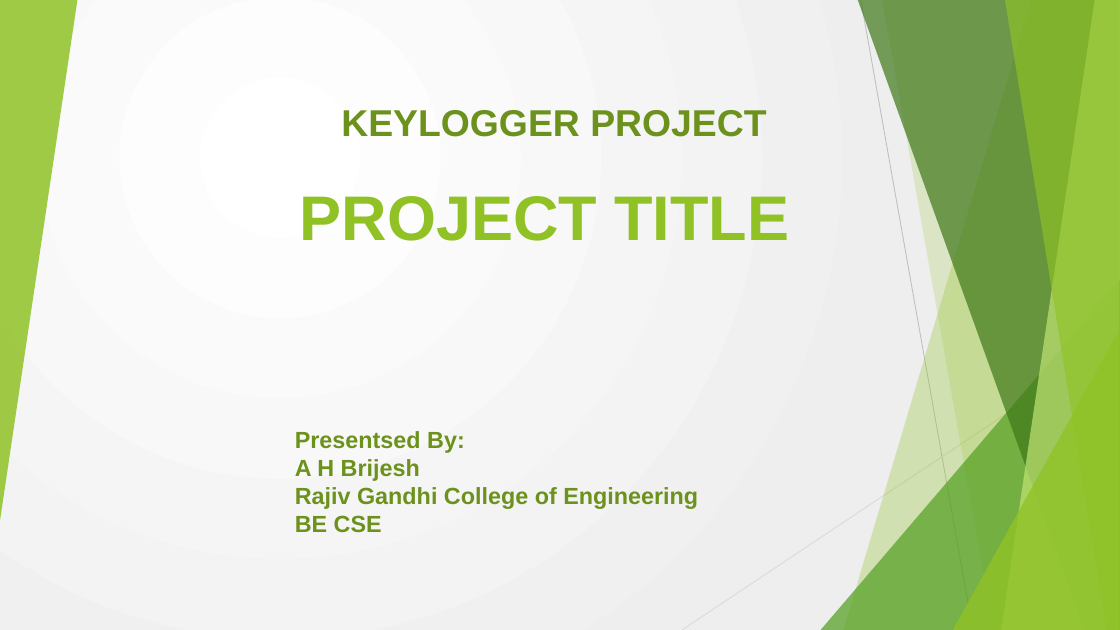
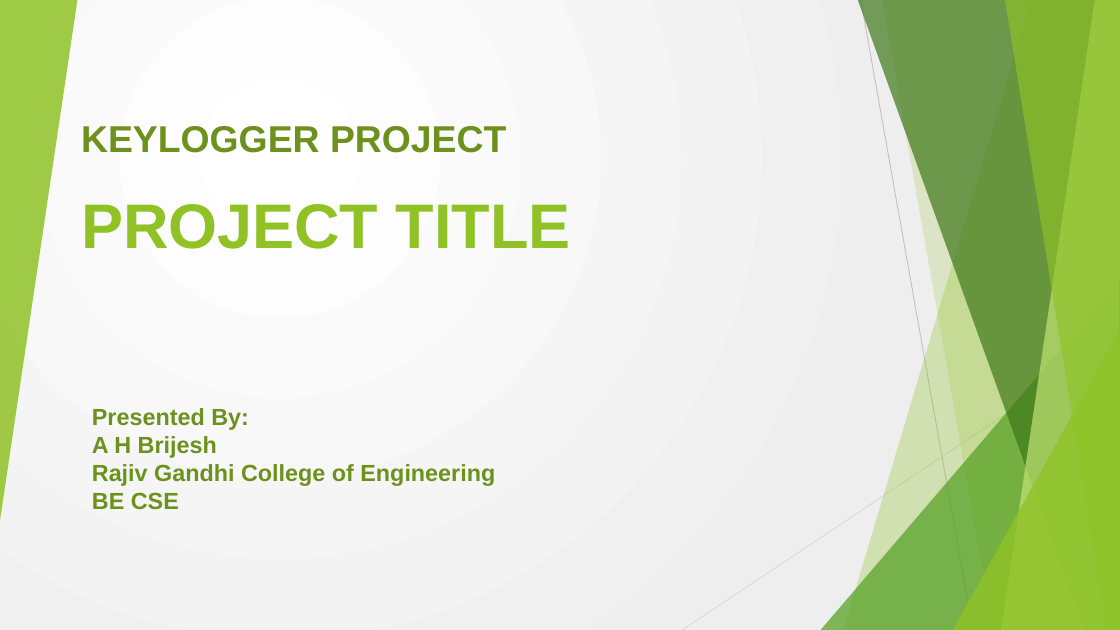
Before and after one commit to AHBRIJESH/Keylogger-NM, a slide deck: slide 1 of Project.pptx. Drawn at 1120x630 pixels with LibreOffice and Linux fonts; fonts in the diff are those of the drawing. Boxes give left, top, right and bottom in pixels: in the first picture for what was removed or moved away, otherwise in the second. Text is boxed around its words. In the diff, an @@ line names an element or a change of style, - is before the commit and + after.

```diff
--- a/Project.pptx
+++ b/Project.pptx
@@ text "KEYLOGGER PROJECT" at (x1=81, y1=126, x2=506, y2=153): alignment centre to left @@
@@ text "KEYLOGGER PROJECT" moved from (x1=341, y1=110, x2=766, y2=137) to (x1=81, y1=126, x2=506, y2=153) @@
@@ title "PROJECT TITLE" moved from (x1=300, y1=196, x2=790, y2=241) to (x1=81, y1=204, x2=571, y2=249) @@
@@ title "PROJECT TITLE" at (x1=81, y1=204, x2=571, y2=249): alignment centre to left @@
@@ text "Presented By:" moved from (x1=295, y1=431, x2=698, y2=533) to (x1=92, y1=408, x2=495, y2=510) @@
@@ text at (x1=92, y1=408, x2=249, y2=430): text changed @@
-Presentsed By:
+Presented By:
```
Also in this commit, not shown: 7 other slides changed, 2 slides added, 2 slides removed.
